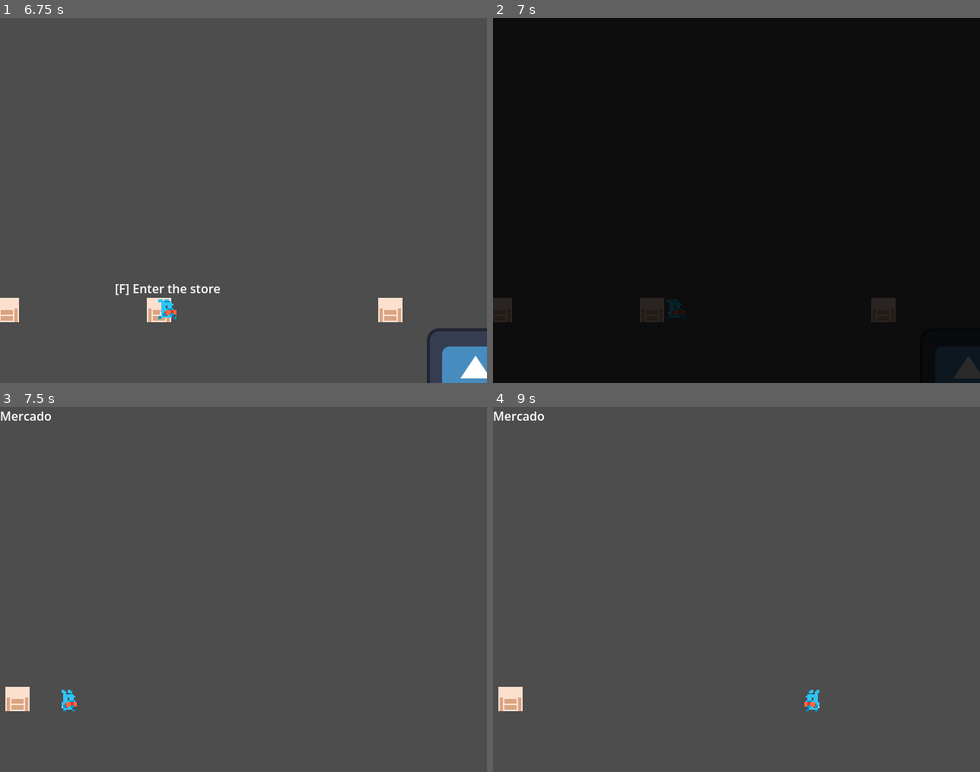
Above: before the commit, frames 1-4 (two rows, left to right).
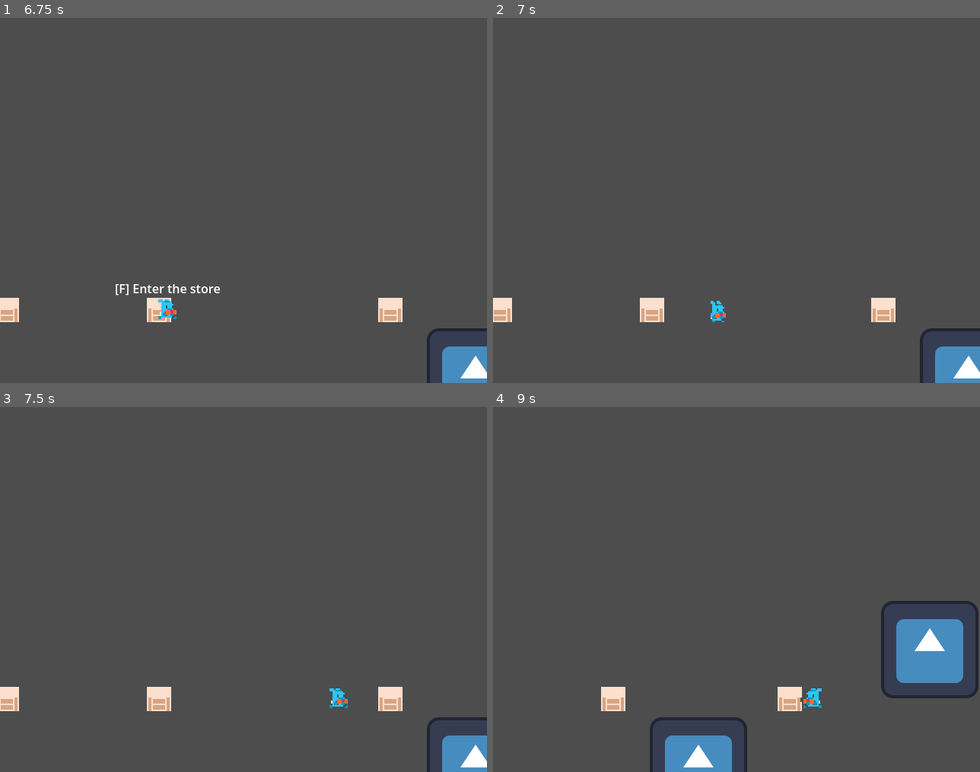
Above: after the commit, the same moments.

Repository: Magistratus-Studio/goedwareJam
Game: Godot game, scene res://cenas/menuInicial.tscn
The game is run twice, just before and just after one commit, with the same random seed, the same clock (stepped at 60 frames per second) and the same inputs. The engine's default icon, where the game draws it, is replaced by a stand-in: a white triangle on a blue panel in a dark square.
Inputs (mouse positions are in pixels of both pictures, inside the frame that each line leads up to):
- Up to frame 1 (6.75 s): click "New Game" at 0.5 s; tap Enter at 1.25 s; move the mouse to (350, 182) at 1.27 s; hold D (move_right) 1.28-2.03 s; hold F (interact) 1.28-2.03 s; click (350, 182) at 1.42 s; move the mouse to (146, 218) at 2.02 s; hold A (move_left) 2.03-2.78 s; tap F (interact) at 2.1, 3.8, 5.1 s; move the mouse to (292, 120) at 2.77 s; hold F (interact) 2.78-3.53 s; hold D (move_right) 2.78-4.28 s; tap Tab at 2.85, 5.85 s; move the mouse to (219, 273) at 3.52 s; tap Delete at 3.6, 6.6 s; click (219, 273) at 3.67 s; move the mouse to (389, 255) at 4.27 s; hold F (interact) 4.28-5.03 s; hold A (move_left) 4.28-6.53 s; move the mouse to (97, 145) at 5.02 s; move the mouse to (267, 200) at 5.77 s; hold F (interact) 5.78-6.53 s; click (267, 200) at 5.92 s; move the mouse to (170, 109) at 6.52 s; hold D (move_right) from 6.53 s (still down)
- Up to frame 2 (7 s): keep holding D (move_right); tap F (interact) at 6.8 s
- Up to frame 3 (7.5 s): keep holding D (move_right); move the mouse to (350, 571) at 7.27 s; hold F (interact) from 7.28 s (still down)
- Up to frame 4 (9 s): move the mouse to (639, 607) at 8.02 s; release F (interact) at 8.03 s; tap F (interact) at 8.1 s; click (639, 607) at 8.17 s; move the mouse to (785, 509) at 8.77 s; release D (move_right) at 8.78 s; hold A (move_left) from 8.78 s (still down); hold F (interact) from 8.78 s (still down); tap Tab at 8.85 s

Frame 1 is identical in both runs. In frame 2, 100% of the frame differs, in the area x 0-100%, y 0-100%; in frame 3, 2.4%; in frame 4, 6.0%.

Commit message:
feat: adiciona logica de tranca com base em item e período

Diff:
--- a/goedware-jam/assets/localization.csv
+++ b/goedware-jam/assets/localization.csv
@@ -32,3 +32,7 @@
 ITEM_DESCRIPTION_HONEY,"Honey description","descrição mel"
 ITEM_CHAPLET,"Chaplet","Terço"
 ITEM_DESCRIPTION_CHAPLET,"Chaplet description","descrição Terço"
+LOCKED,"Should come back at night","Deveria voltar aqui de noite"
+MISSING_ITEMS,"Don't have all necessary items yet","Ainda não tenho todos os itens necessários"
+LOCKED_MARKET,"Don't have any money, better come back at night","Não tenho dinheiro, melhor voltar à noite"
+LOCKED_DAY,"It's locked!","Está trancado!"
--- a/goedware-jam/cenas/areas/areaTransition.tscn
+++ b/goedware-jam/cenas/areas/areaTransition.tscn
@@ -11,7 +11,6 @@
 collision_layer = 0
 monitorable = false
 script = ExtResource("1_20hqe")
-offsetAmount = null
 
 [node name="CollisionShape2D" type="CollisionShape2D" parent="." unique_id=1156620277]
 position = Vector2(-16, 0)
--- a/goedware-jam/cenas/areas/area_transition.gd
+++ b/goedware-jam/cenas/areas/area_transition.gd
@@ -3,11 +3,19 @@
 extends Area2D
 
 enum SIDE {LEFT, RIGHT, TOP, BOTTON}
+enum ALLOWED_PERIOD {ANY, DAY_ONLY, NIGHT_ONLY}
+const PLAYER_INVENTORY = preload("uid://cccle2j744hoh")
 
 @export_file("*.tscn") var level
 @export var targetTransitionArea: String = "AreaTransition"
 @export var promptText: String = "INTERACT"
 @export var offsetAmount: int = 32
+
+@export_category("Access Restrictions")
+@export var allowedPeriod: ALLOWED_PERIOD = ALLOWED_PERIOD.ANY
+@export var requiredItems: Array[ItemData] = []
+@export var lockedPeriodText: String = "LOCKED"
+@export var lockedItemsText: String = "MISSING_ITEMS"
 
 @export_category("Collision Area Settings")
 @export var side: SIDE = SIDE.LEFT :
@@ -55,9 +63,38 @@
 func _unhandled_input(event: InputEvent) -> void:
 	if event.is_action_pressed("interact"):
 		get_viewport().set_input_as_handled()
+
+		if not canEnter():
+			PlayerHud.showPrompt(_getCurrentPrompt())
+			return
+
 		set_process_unhandled_input(false)
 		PlayerHud.hidePrompt()
 		AreaLimitController.loadNewArea(level, targetTransitionArea, getOffset())
+
+func _isPeriodAllowed() -> bool:
+	match allowedPeriod:
+		ALLOWED_PERIOD.DAY_ONLY:
+			return not TimeController.isNight()
+		ALLOWED_PERIOD.NIGHT_ONLY:
+			return TimeController.isNight()
+		_:
+			return true
+
+func _hasRequiredItems() -> bool:
+	if requiredItems.is_empty():
+		return true
+	return PLAYER_INVENTORY.hasAllItems(requiredItems)
+
+func canEnter() -> bool:
+	return _isPeriodAllowed() and _hasRequiredItems()
+
+func _getCurrentPrompt() -> String:
+	if not _isPeriodAllowed():
+		return lockedPeriodText
+	if not _hasRequiredItems():
+		return lockedItemsText
+	return promptText
 
 func _placePlayer() -> void:
 	if name != AreaLimitController.targetTransition:
--- a/goedware-jam/cenas/areas/praca.tscn
+++ b/goedware-jam/cenas/areas/praca.tscn
@@ -34,38 +34,38 @@
 position = Vector2(920, 384)
 level = "uid://doqj5w4ot7lwd"
 promptText = "INTERECT_ENTER_CEMETERY"
-offsetAmount = 32
+allowedPeriod = 2
 side = 1
 
 [node name="EntradaFloresta" parent="." unique_id=1292975405 instance=ExtResource("4_xf63h")]
 position = Vector2(-424, 384)
 level = "uid://crvbb1255pl4l"
 promptText = "INTERECT_ENTER_FOREST_ENTRY"
-offsetAmount = 32
 
 [node name="CasaVelho" parent="." unique_id=17925642 instance=ExtResource("4_xf63h")]
 position = Vector2(328, 384)
 level = "uid://dv2ieo3b085cw"
 promptText = "INTERECT_ENTER_OLDMANS_HOUSE"
-offsetAmount = 32
+allowedPeriod = 1
+lockedPeriodText = "LOCKED_DAY"
 
 [node name="CasaJogador" parent="." unique_id=1692880641 instance=ExtResource("4_xf63h")]
 position = Vector2(560, 384)
 level = "uid://bfpd32w7w7sjx"
 promptText = "INTERECT_ENTER_PLAYER_HOUSE"
-offsetAmount = 32
 
 [node name="Delegacia" parent="." unique_id=546922841 instance=ExtResource("4_xf63h")]
 position = Vector2(-176, 384)
 level = "uid://bed3h78jcgxlp"
 promptText = "INTERECT_ENTER_POLICE_STATION"
-offsetAmount = 32
+allowedPeriod = 2
 
 [node name="Mercado" parent="." unique_id=829243281 instance=ExtResource("4_xf63h")]
 position = Vector2(24, 384)
 level = "uid://bqfawtijvnj3p"
 promptText = "INTERECT_ENTER_STORE"
-offsetAmount = 32
+allowedPeriod = 2
+lockedPeriodText = "LOCKED_MARKET"
 
 [node name="PlayerSpawn" parent="." unique_id=693005256 instance=ExtResource("5_lgl2q")]
 position = Vector2(184, 384)
--- a/goedware-jam/gui/pause_menu/inventory_data.gd
+++ b/goedware-jam/gui/pause_menu/inventory_data.gd
@@ -22,3 +22,17 @@
 func loadSaveData(items: Array) -> void:
 	for i in slots.size():
 		slots[i].acquired = items[i]
+
+# Verifica se o jogador possui pelo menos 1 unidade de um item específico
+func hasItem(item: ItemData) -> bool:
+	for slot: SlotData in slots:
+		if slot != null and slot.itemData == item and slot.acquired:
+			return true
+	return false
+
+# Verifica se o jogador possui TODOS os itens de uma lista
+func hasAllItems(required_items: Array[ItemData]) -> bool:
+	for item: ItemData in required_items:
+		if item != null and not hasItem(item):
+			return false
+	return true
--- a/goedware-jam/project_time_tracker.json
+++ b/goedware-jam/project_time_tracker.json
@@ -1,10 +1,10 @@
 {
-  "2D": 12148.096,
+  "2D": 12367.434,
   "3D": 1.109,
   "AFK": 248.774,
   "Asset Store": 176.398,
-  "CSV": 2377.523,
+  "CSV": 2561.486,
   "Documentation": 194.401,
-  "Game": 4574.83,
-  "Script": 34146.284
+  "Game": 4805.236,
+  "Script": 34242.041
 }
